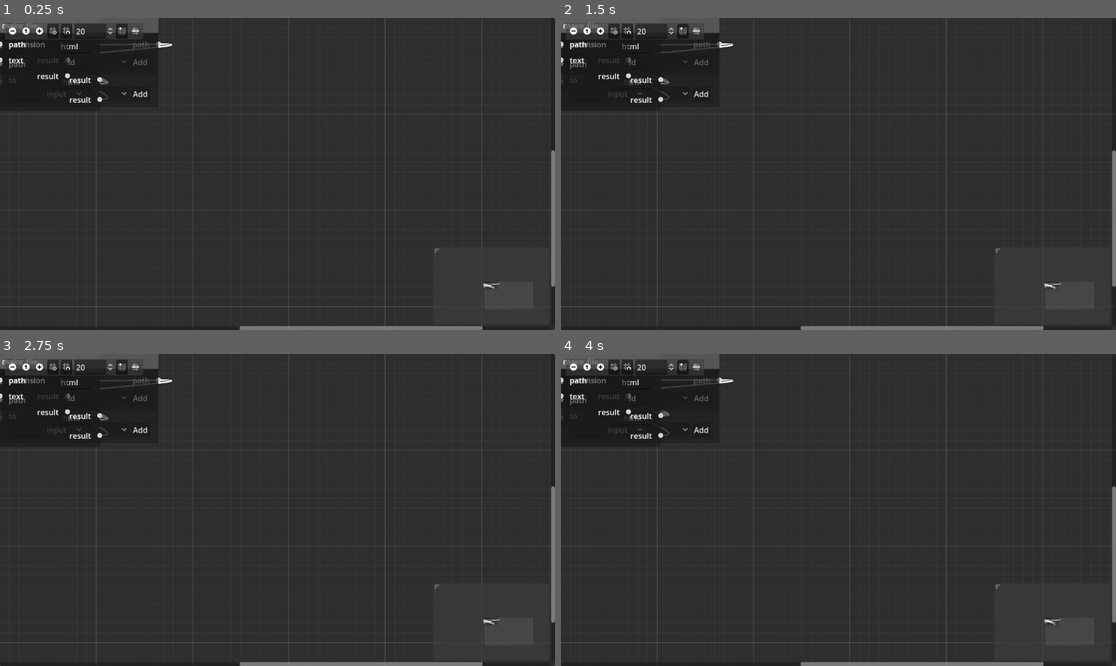
Above: before the commit, frames 1-4 (two rows, left to right).
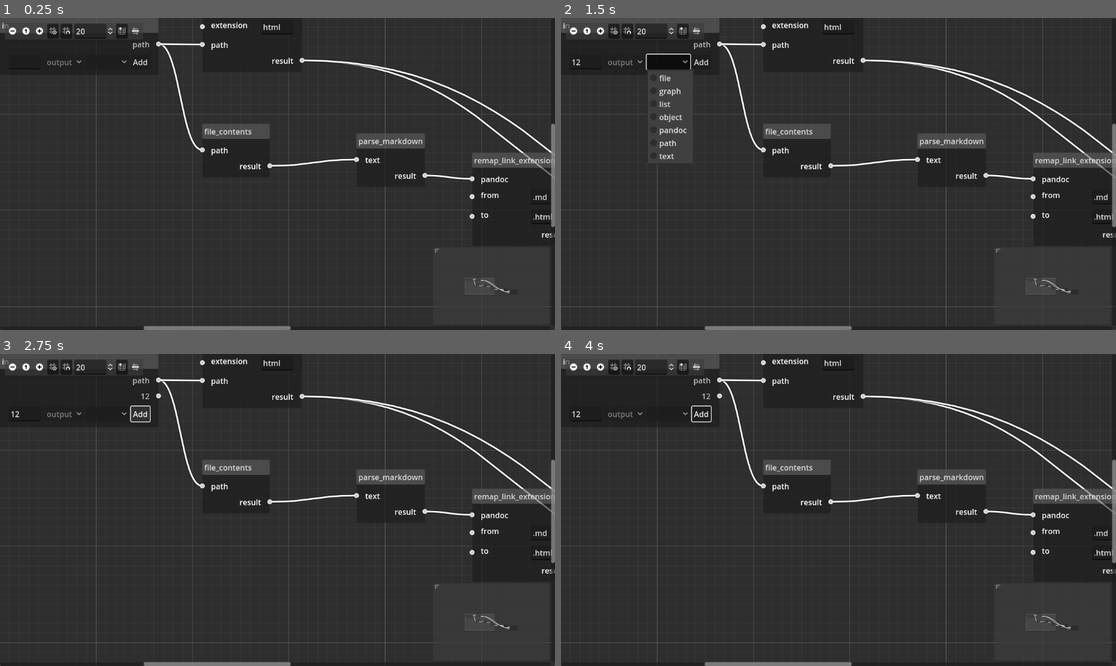
Above: after the commit, the same moments.

Repository: exodrifter/catbox
Game: Godot game, scene res://main.tscn
The game is run twice, just before and just after one commit, with the same random seed, the same clock (stepped at 60 frames per second) and the same inputs.
Inputs (mouse positions are in pixels of both pictures, inside the frame that each line leads up to):
- Up to frame 1 (0.25 s): no input
- Up to frame 2 (1.5 s): click (583, 61) at 0.52 s; type "12" at 0.6 s; click (666, 61) at 1.27 s
- Up to frame 3 (2.75 s): click "Add" at 2 s
- Up to frame 4 (4 s): click (572, 366) at 2.75 s; click (599, 366) at 3.5 s

The runs differ from the first frame. In frame 1, 5.2% of the frame differs, in the area x 0-100%, y 0-100%; in frame 2, 6.3%; in frame 3, 5.3%; in frame 4, 5.3%.

Commit message:
Auto-arrange graphs in editor on load

Diff:
--- a/godot/main.gd
+++ b/godot/main.gd
@@ -71,6 +71,11 @@
 						slot.value = param.source.value.value
 						break
 
+	# If we don't wait, the graph ends up being spread out a lot more than it
+	# would be if the user pressed the arrange nodes button.
+	await get_tree().create_timer(0).timeout
+	arrange_nodes()
+
 func resolve_key(key: String, type: CatboxSlot.SlotType) -> Dictionary:
 	var info = key.split(".")
 	var slots: Array[CatboxSlot] = nodes[info[0]].slots
